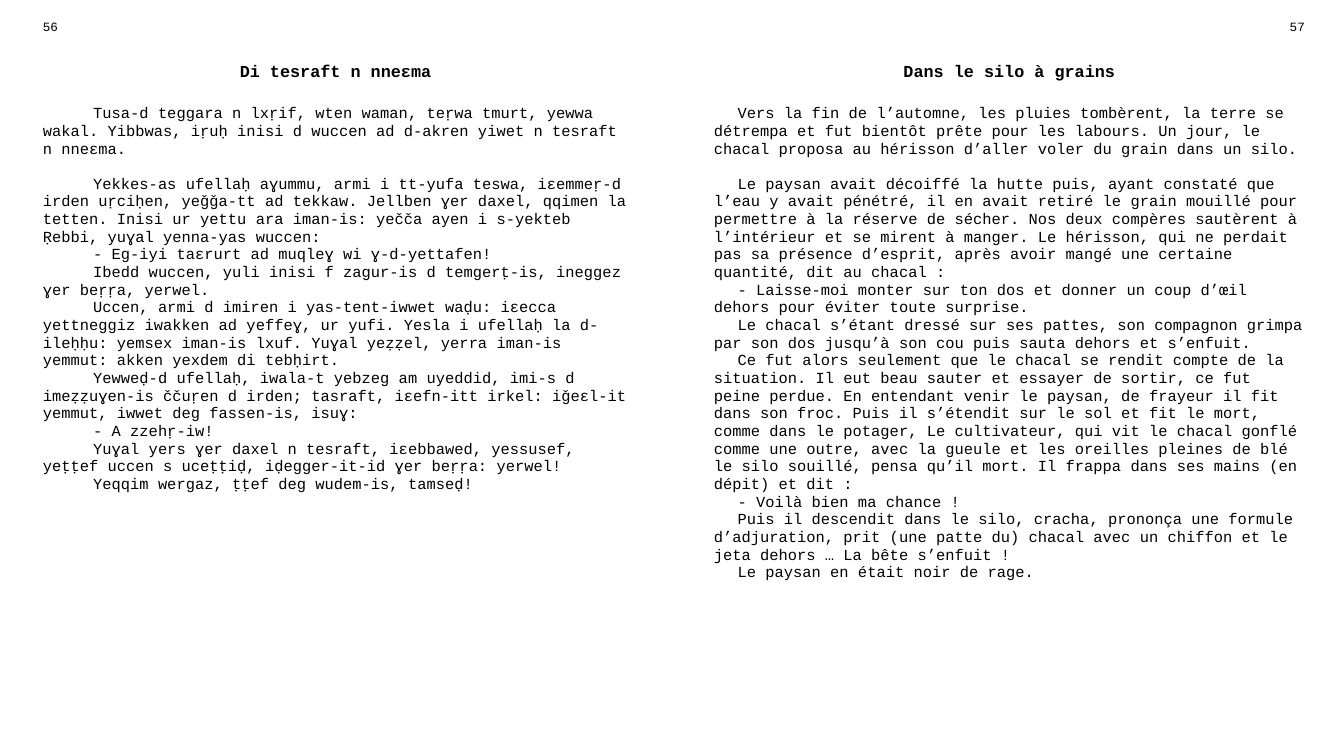
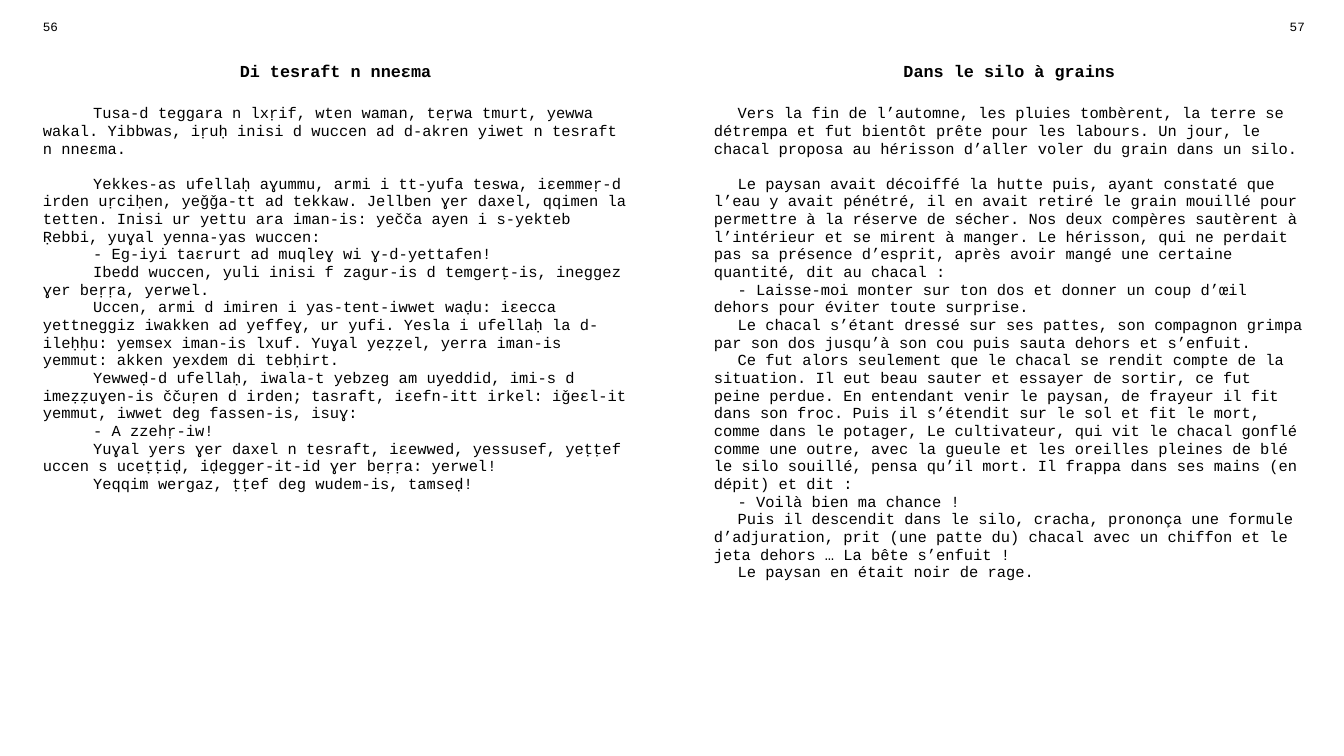
Before and after one commit to sferhah/tamacahut_n_wuccen, a slide deck: slide 22 of Uccen.ConsoleApp/uccen.pptx. Drawn at 1344x756 pixels with LibreOffice and Linux fonts; fonts in the diff are those of the drawing. Boxes give left, top, right and bottom in pixels: in the first picture for what was removed or moved away, otherwise in the second. Text is boxed around its words. In the diff, an @@ line names an element or a change of style, - is before the commit and + after.

```diff
--- a/Uccen.ConsoleApp/uccen.pptx
+++ b/Uccen.ConsoleApp/uccen.pptx
@@ table at bbox=[32, 16, 1315, 729] @@
-row 3, column 1: Tusa-d teggara n lxṛif, wten waman, teṛwa tmurt, yewwa wakal. Yibbwas, iṛuḥ inisi d wuccen ad d-akren yiwet n tesraft n nneɛma. / Yekkes-as ufellaḥ aɣummu, armi i tt-yufa teswa, iɛemmeṛ-d irden uṛciḥen, yeǧǧa-tt ad tekkaw. Jellben ɣer daxel, qqimen la tetten. Inisi ur yettu ara iman-is: yečča ayen i s-yekteb Ṛebbi, yuɣal yenna-yas wuccen: / - Eg-iyi taɛrurt ad muqleɣ wi ɣ-d-yettafen! / Ibedd wuccen, yuli inisi f zagur-is d temgerṭ-is, ineggez ɣer beṛṛa, yerwel. / Uccen, armi d imiren i yas-tent-iwwet waḍu: iɛecca yettneggiz iwakken ad yeffeɣ, ur yufi. Yesla i ufellaḥ la d-ileḥḥu: yemsex iman-is lxuf. Yuɣal yeẓẓel, yerra iman-is yemmut: akken yexdem di tebḥirt. / Yewweḍ-d ufellaḥ, iwala-t yebzeg am uyeddid, imi-s d imeẓẓuɣen-is ččuṛen d irden; tasraft, iɛefn-itt irkel: iǧeɛl-it yemmut, iwwet deg fassen-is, isuɣ: / - A zzehṛ-iw! / Yuɣal yers ɣer daxel n tesraft, iɛebbawed, yessusef, yeṭṭef uccen s uceṭṭiḍ, iḍegger-it-id ɣer beṛṛa: yerwel! / Yeqqim wergaz, ṭṭef deg wudem-is, tamseḍ!
+row 3, column 1: Tusa-d teggara n lxṛif, wten waman, teṛwa tmurt, yewwa wakal. Yibbwas, iṛuḥ inisi d wuccen ad d-akren yiwet n tesraft n nneɛma. / Yekkes-as ufellaḥ aɣummu, armi i tt-yufa teswa, iɛemmeṛ-d irden uṛciḥen, yeǧǧa-tt ad tekkaw. Jellben ɣer daxel, qqimen la tetten. Inisi ur yettu ara iman-is: yečča ayen i s-yekteb Ṛebbi, yuɣal yenna-yas wuccen: / - Eg-iyi taɛrurt ad muqleɣ wi ɣ-d-yettafen! / Ibedd wuccen, yuli inisi f zagur-is d temgerṭ-is, ineggez ɣer beṛṛa, yerwel. / Uccen, armi d imiren i yas-tent-iwwet waḍu: iɛecca yettneggiz iwakken ad yeffeɣ, ur yufi. Yesla i ufellaḥ la d-ileḥḥu: yemsex iman-is lxuf. Yuɣal yeẓẓel, yerra iman-is yemmut: akken yexdem di tebḥirt. / Yewweḍ-d ufellaḥ, iwala-t yebzeg am uyeddid, imi-s d imeẓẓuɣen-is ččuṛen d irden; tasraft, iɛefn-itt irkel: iǧeɛl-it yemmut, iwwet deg fassen-is, isuɣ: / - A zzehṛ-iw! / Yuɣal yers ɣer daxel n tesraft, iɛewwed, yessusef, yeṭṭef uccen s uceṭṭiḍ, iḍegger-it-id ɣer beṛṛa: yerwel! / Yeqqim wergaz, ṭṭef deg wudem-is, tamseḍ!
```
Also in this commit, not shown: 9 other slides changed, 1 other file.
